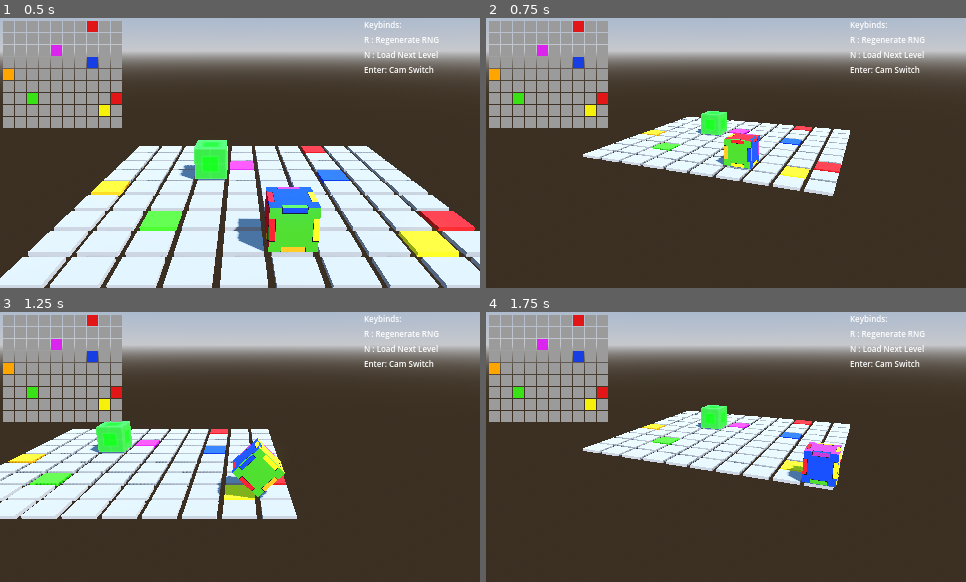
Above: before the commit, frames 1-4 (two rows, left to right).
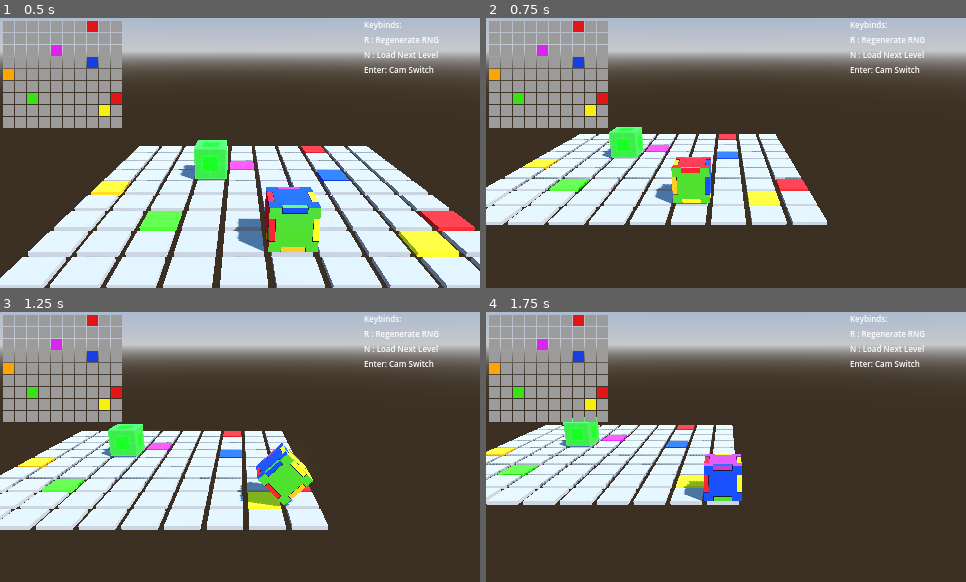
Above: after the commit, the same moments.

Repository: garrettjwilke/cu-on-pa
Game: Godot game, scene res://scenes/3d/game_base.tscn
The game is run twice, just before and just after one commit, with the same random seed, the same clock (stepped at 60 frames per second) and the same inputs.
Inputs:
- Up to frame 1 (0.5 s): no input
- Up to frame 2 (0.75 s): tap Enter (ui_accept) at 0.5 s; hold D (right) from 0.53 s (still down); tap N (level_next) at 0.6 s
- Up to frame 3 (1.25 s): keep holding D (right); tap Enter (ui_accept) at 0.77 s
- Up to frame 4 (1.75 s): release D (right) at 1.28 s; hold S (back) from 1.28 s (still down); tap N (level_next) at 1.35 s; tap Enter (ui_accept) at 1.52 s

Frame 1 is identical in both runs. In frame 2, 22% of the frame differs, in the area x 0-76%, y 34-77%; in frame 3, 16%; in frame 4, 19%.

Commit message:
updated README.md

Diff:
--- a/scripts/base_3d.gd
+++ b/scripts/base_3d.gd
@@ -8,7 +8,7 @@
 func _ready():
 	get_node("Camera3D/Label").add_theme_font_size_override("font_size", 8)
 	# not sure why but the print line below fixes the standalone 3d version
-	print("")
+	#print("")
 	hmls.update_tiles("3d")
 	# after updating the level tiles, set the cube position
 	var CUBE = get_node("Cube")
@@ -20,8 +20,8 @@
 		$Camera3D.position = lerp($Camera3D.position, $Cube.position + cam_offset, cam_speed * delta)
 		$Camera3D.rotation = Vector3(-0.3,0,0)
 	else:
-		$Camera3D.position = static_cam_offset
-		$Camera3D.rotation = Vector3(-0.3,0.4,0)
+		$Camera3D.position = lerp($Camera3D.position, static_cam_offset, cam_speed * delta)
+		$Camera3D.rotation = Vector3(-0.3,0,0)
 	if Input.is_action_just_pressed("ui_accept"):
 		if DYNAMIC_CAM == true:
 			DYNAMIC_CAM = false
--- a/scripts/cube_3d.gd
+++ b/scripts/cube_3d.gd
@@ -16,6 +16,7 @@
 func round_to_dec(num, digit):
 	return round(num * pow(10.0, digit)) / pow(10.0, digit)
 
+# round vector3
 func round_vect3(data):
 	data.x = round(data.x * pow(10.0,0))
 	data.y = round(data.y * pow(10.0,0))
@@ -92,9 +93,8 @@
 	print()
 	print("attempted cube color: ", FUTURE_ORIENTATION_COLOR, " ", FUTURE_ORIENTATION)
 	print("attempted tile color: ", CHECK_COLOR[1])
-	# if the color is gray, we should be able to move into it
+	# if the tile color is gray, we cheat and say that the tile color is the color of our cube
 	if CHECK_COLOR[1] == "gray":
-		# we set the color to the cube orientation color
 		CHECK_COLOR[1] = FUTURE_ORIENTATION_COLOR
 	# if the color of the tile we are trying to move into is the same as what our cube will be
 	if FUTURE_ORIENTATION_COLOR == CHECK_COLOR[1]:
--- a/scripts/hmls.gd
+++ b/scripts/hmls.gd
@@ -1,8 +1,6 @@
 extends Node
 
 var DEBUG = true
-
-var RESOLUTION = get_default("RESOLUTION")
 
 var START_POSITION = Vector2(0,0)
 
@@ -46,6 +44,7 @@
 	debug_message("hmls.reset_current_level()", "")
 	CURRENT_LEVEL = []
 
+# pass a string through the get_default() function and get the default from data/defaults.json
 func get_default(setting):
 	var file = FileAccess.open("res://data/defaults.json", FileAccess.READ)
 	var DEFAULTS = JSON.parse_string(file.get_as_text())
@@ -77,11 +76,23 @@
 		"COLOR_YELLOW":
 			return DEFAULTS.COLOR_YELLOW
 
-# the 'new_rng_number' is created every time the 'rng()' function is run
-var new_rng_number = 0
+# you can control the outcome of the RNG with a seed
 var RNG_SEED = get_default("RNG_SEED")
 func update_rng_seed(new_seed):
 	RNG_SEED = new_seed
+
+# RNG number generator
+var new_rng_number = 0
+func rng(MIN, MAX):
+	new_rng_number += 1
+	var number = RandomNumberGenerator.new()
+	# combine the RNG number with the seed and you get a new_seed unique from the rest
+	# if we skip this, we run into a chance where the RNG produces the same result and the game breaks
+	var new_seed = str(RNG_SEED, str(new_rng_number)).hash()
+	number.randomize()
+	number.set_seed(new_seed)
+	number = number.randi_range(MIN, MAX)
+	return number
 
 # keep track of all the nodes that are spawned
 var mesh_spawn_names = []
@@ -90,16 +101,6 @@
 		mesh_spawn_names = []
 	else:
 		mesh_spawn_names.append(mesh_name)
-
-# RNG number generator
-func rng(MIN, MAX):
-	new_rng_number += 1
-	var number = RandomNumberGenerator.new()
-	var new_seed = str(RNG_SEED + str(new_rng_number)).hash()
-	number.randomize()
-	number.set_seed(new_seed)
-	number = number.randi_range(MIN, MAX)
-	return number
 
 # starting level
 var LEVEL = 0
@@ -224,6 +225,8 @@
 		CURRENT_TILE.position = Vector2(x * TILE_SIZE_2D + 3, y * TILE_SIZE_2D + 3)
 		CURRENT_TILE.color = COLOR
 		get_node("/root/hmls/VIEW_2D").add_child(CURRENT_TILE)
+		#CURRENT_TILE.size = Vector2(TILE_SIZE_2D / 2, TILE_SIZE_2D / 2)
+
 	# WARNING: changing the CURRENT_TILE.name var will break floor_check() function
 	CURRENT_TILE.name = str(x,"x",y)
 	update_mesh_spawn_names(CURRENT_TILE.name)
@@ -291,5 +294,5 @@
 
 func _ready():
 	DisplayServer.window_set_title(get_default("WINDOW_TITLE"))
-	DisplayServer.window_set_size(RESOLUTION)
+	DisplayServer.window_set_size(get_default("RESOLUTION"))
 	update_level()
Not shown, changed: README.md
